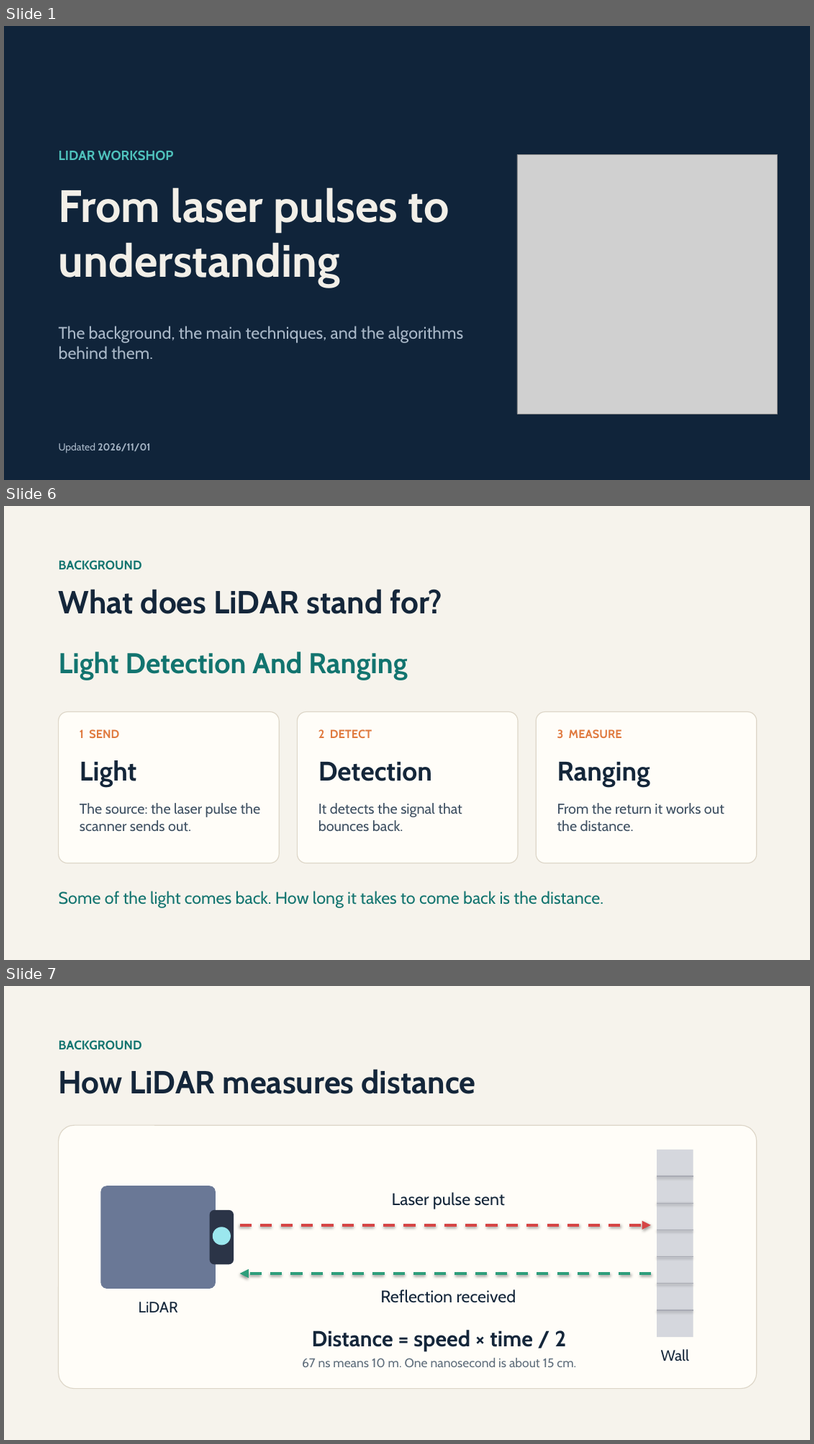
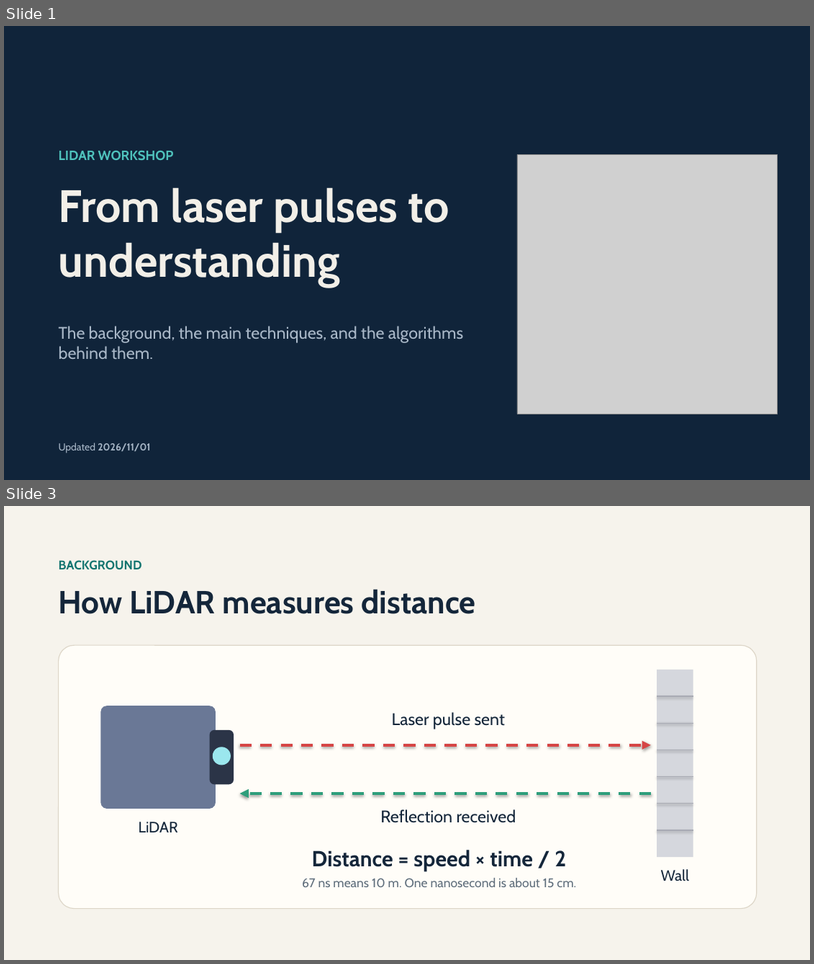
Before and after one commit to maninka123/lidar-learning-lab, a slide deck: presentation/LiDAR_Workshop_Slides.pptx. Shown one above the other, each under a label of ours: slides 1, 6 and 7 before the commit, slides 1 and 3 after it; the slides between them are not shown. The pictures are 814x1444 and 814x964 pixels, drawn with LibreOffice and Linux fonts; fonts in the diff are those of the drawing; grey boxes stand for pictures. Boxes give left, top, right and bottom in pixels: in the first picture for what was removed or moved away, otherwise in the second. Text is boxed around its words. In the diff, an @@ line names an element or a change of style, - is before the commit and + after.

Commit message:
Slides: merge the LiDAR basics into one slide, measure-distance slide first

```diff
--- a/presentation/LiDAR_Workshop_Slides.pptx
+++ b/presentation/LiDAR_Workshop_Slides.pptx
@@ slide 6 removed at (4, 506, 810, 960), background #F6F3EC @@
@@ text removed at (59, 560, 142, 570) @@
-BACKGROUND
@@ text removed at (59, 589, 443, 614) @@
-What does LiDAR stand for?
@@ text removed at (59, 651, 407, 680) @@
-Light Detection And Ranging
@@ rounded rectangle removed at (59, 712, 279, 863) @@
@@ rounded rectangle removed at (298, 712, 518, 863) @@
@@ rounded rectangle removed at (536, 712, 757, 863) @@
@@ text removed at (80, 729, 119, 738) @@
-1 SEND
@@ text removed at (319, 729, 372, 738) @@
-2 DETECT
@@ text removed at (558, 729, 622, 738) @@
-3 MEASURE
@@ text removed at (80, 760, 137, 787) @@
-Light
@@ text removed at (319, 762, 432, 781) @@
-Detection
@@ text removed at (558, 762, 651, 787) @@
-Ranging
@@ text removed at (80, 803, 261, 831) @@
-The source: the laser pulse the scanner sends out.
@@ text removed at (319, 803, 462, 831) @@
-It detects the signal that bounces back.
@@ text removed at (558, 803, 725, 831) @@
-From the return it works out the distance.
@@ text removed at (59, 890, 604, 908) @@
-Some of the light comes back. How long it takes to come back is the distance.
@@ what was slide 7 is now slide 3 @@
```
Also in this commit, not shown: 1 slide changed, 1 slide added, 3 other slides removed, 1 other file.
